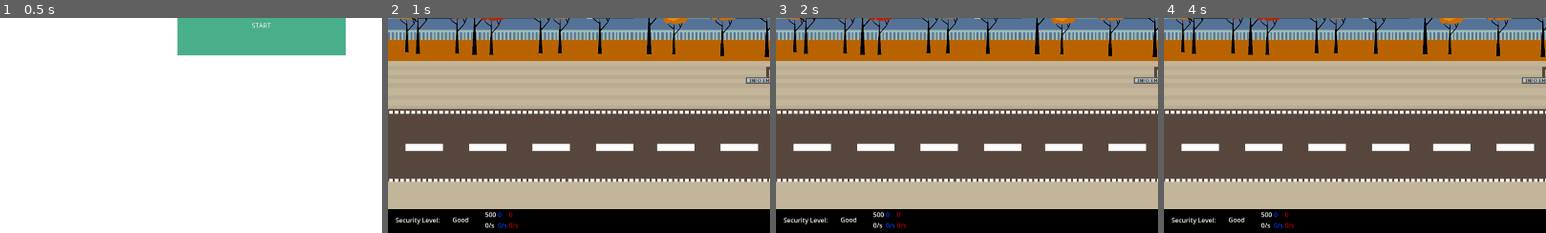
Above: before the commit, frames 1-4 (left to right).
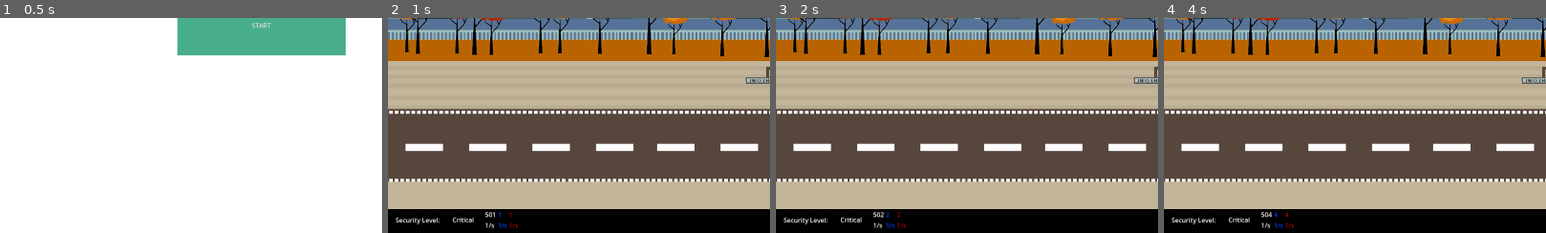
Above: after the commit, the same moments.

Repository: worrall1/PrivacyGame
Game: Godot game, scene res://TitleScreen.tscn
Same seed, same stepped clock (60 frames per second), same inputs: the game is played once before the commit and once after it. The project has no main scene, so this scene is started directly.
Inputs:
- Up to frame 1 (0.5 s): no input
- Up to frame 2 (1 s): click "START" at 0.5 s
- Up to frame 3 (2 s): click "Data" at 1.25 s
- Up to frame 4 (4 s): click "Operations" at 2 s; click "Home" at 2.75 s; click "Ventures" at 3.5 s
The pictures show only the part of the screen within x 0-50%, y 50-100%; the shares and areas given below are measured in that part.

Frame 1 is identical in both runs. In frame 2, 0.2% of the frame differs, in the area x 17-33%, y 90-98%; in frame 3, 0.2%; in frame 4, 0.2%.

Commit message:
Actual Value Updates!

Diff:
--- a/Globals.gd
+++ b/Globals.gd
@@ -1,13 +1,13 @@
 extends Node
 
 var money = 500
-var mps = 0
+var mps = 1
 var moneyTotal = 0
 var blueData = 0
-var bdps = 0
+var bdps = 1
 var blueDataTotal = 0
 var redData = 0
-var rdps = 0
+var rdps = 1
 var redDataTotal = 0
 var date = 0 #integer count of how many days have elapsed
 var sfxVol = 0.5
@@ -19,11 +19,12 @@
 var breachThisQuarter = false
 var securityLevel = "Good"
 var quarter = 0 #how long the game has been going
-var time = 0 #how long since the start of this quarter
+var time = 0
+var seconds = 0
 var moneyLastQuarter = 0
 var blueDataLastQuarter = 0
 var repLastQuarter = 0
-var timeModifier = 0
+var timeModifier = 1
 var reputationModifier = 1
 
 var upgradeArray = [false, false, false, false, false, false, false, false, false, false, false, false, false, false, false, false, false, false, false, false, false, false, false, false, false, false, false, false, false, false, false, false, false, false, false, false]
@@ -36,29 +37,39 @@
 
 # Called every frame. 'delta' is the elapsed time since the previous frame.
 func _process(delta):
-	if(timeModifier > 0):
-		money += mps * reputationModifier * timeModifier
-		moneyTotal += mps * reputationModifier * timeModifier
-		blueData += bdps * reputationModifier * timeModifier
-		blueDataTotal += bdps * reputationModifier * timeModifier
-		redData += rdps * reputationModifier * timeModifier
-		redDataTotal += rdps * reputationModifier * timeModifier
-		time += 1
-		breachTemp = redDataTotal
-		for i in range(securityFreq):
-			breachTemp = breachTemp / 2
-		breachProb = breachTemp
-		if (breachProb < 0.04):
-			securityLevel = "Good"
-		elif ((breachProb >= 0.04) && (breachProb < 0.2)):
-			securityLevel = "Threatened"
-		elif ((breachProb >= 0.2) && (breachProb < 0.5)):
-			securityLevel = "Poor"
-		else:
-			securityLevel = "Critical"
-	if(time > 2000):
-		quarter += 1
-		time = 0
 
-		get_tree().change_scene_to_file("res://YearlyReport.tscn")
+	time += delta
+
+	if (time >= 1):
+		time -= 1
+
+		if(timeModifier > 0):
+			money += mps * reputationModifier * timeModifier
+			moneyTotal += mps * reputationModifier * timeModifier
+			blueData += bdps * reputationModifier * timeModifier
+			blueDataTotal += bdps * reputationModifier * timeModifier
+			redData += rdps * reputationModifier * timeModifier
+			redDataTotal += rdps * reputationModifier * timeModifier
+			seconds += 1
+			breachTemp = redDataTotal
+			for i in range(securityFreq):
+				breachTemp = breachTemp / 2
+			breachProb = breachTemp
+			if (breachProb < 0.04):
+				securityLevel = "Good"
+			elif ((breachProb >= 0.04) && (breachProb < 0.2)):
+				securityLevel = "Threatened"
+			elif ((breachProb >= 0.2) && (breachProb < 0.5)):
+				securityLevel = "Poor"
+			else:
+				securityLevel = "Critical"
+		if(seconds > 20):
+			quarter += 1
+			seconds = 0
+			var breachValue = randf()
+			if (breachValue < breachProb):
+				breachThisQuarter = true
+				reputation -= 40
+				redData = 0
+			get_tree().change_scene_to_file("res://YearlyReport.tscn")
 	pass
Not shown, changed: .gitignore
